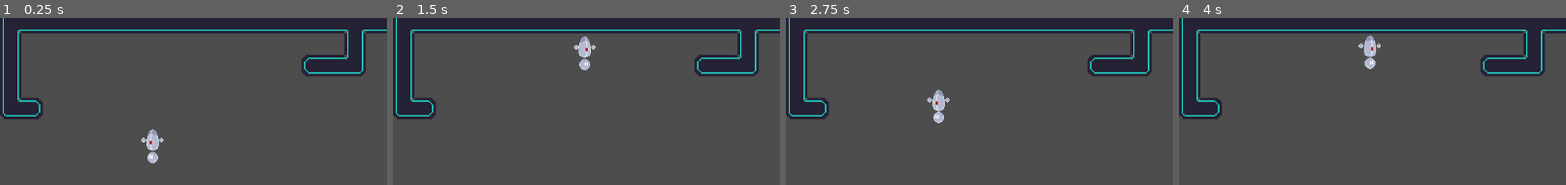
Above: before the commit, frames 1-4 (left to right).
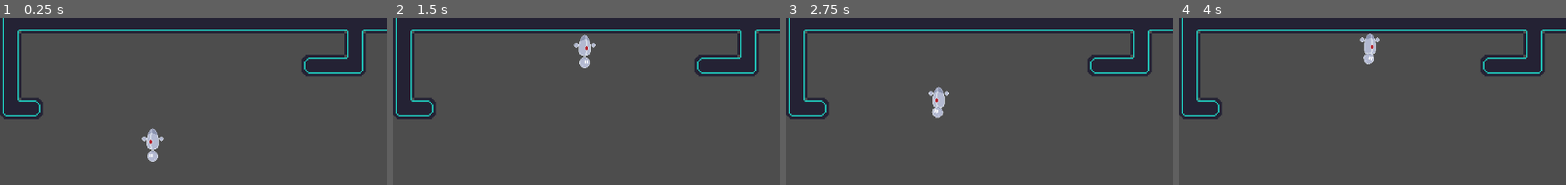
Above: after the commit, the same moments.

Repository: miniaturity/campfire-nyc
Game: Godot game, scene res://scenes/rayhan_test_scene.tscn
Two runs of this game, one before a commit and one after it. Both use one fixed random seed, a clock stepped at 60 frames per second and the inputs below.
Inputs:
- Up to frame 1 (0.25 s): no input
- Up to frame 2 (1.5 s): hold E (switch_controls) 0.53-1.28 s; hold D (move_right) from 0.53 s (still down); tap Space (jump) at 0.77 s; tap E (switch_controls) at 1.35 s
- Up to frame 3 (2.75 s): tap Space (jump) at 1.52 s; release D (move_right) at 2.03 s; hold A (move_left) from 2.03 s (still down); hold E (switch_controls) from 2.03 s (still down)
- Up to frame 4 (4 s): release A (move_left) at 2.78 s; release E (switch_controls) at 2.78 s; hold D (move_right) from 2.78 s (still down); tap E (switch_controls) at 2.85 s; tap Space (jump) at 3.02, 3.77 s; hold E (switch_controls) from 3.53 s (still down)
The pictures show only the part of the screen within x 0-50%, y 50-100%; the shares and areas given below are measured in that part.

The runs differ from the first frame. In frame 1, 0.2% of the frame differs, in the area x 36-43%, y 65-88%; in frame 2, 0.3%; in frame 3, 0.5%, in the area x 36-43%, y 41-64%; in frame 4, 0.4%.

Commit message:
Call power off animation when switching control

Diff:
--- a/src/control_switchet.gd
+++ b/src/control_switchet.gd
@@ -15,3 +15,8 @@
 
 		player.in_control = !player.in_control
 		robot.in_control = !robot.in_control
+
+		if robot.in_control:
+			robot.play_wake_anim()
+		else:
+			robot.play_sleep_anim()
--- a/src/robot_player.gd
+++ b/src/robot_player.gd
@@ -17,6 +17,14 @@
 var jump_buffer = 0
 
 func _ready() -> void:
+	animation_player.play(&"power_off")
+
+func play_sleep_anim():
+	animation_player.play(&"power_off")
+
+func play_wake_anim():
+	animation_player.play(&"power_off", -1, -1.0, true)
+	await animation_player.animation_finished
 	animation_player.play("floaty")
 
 func _flip_based_on_direction(direction: float):
